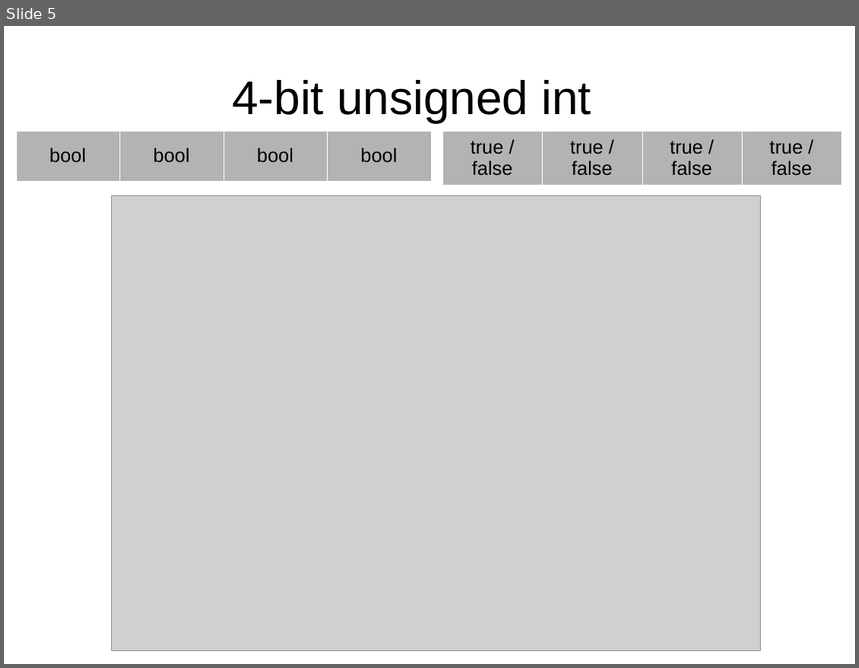
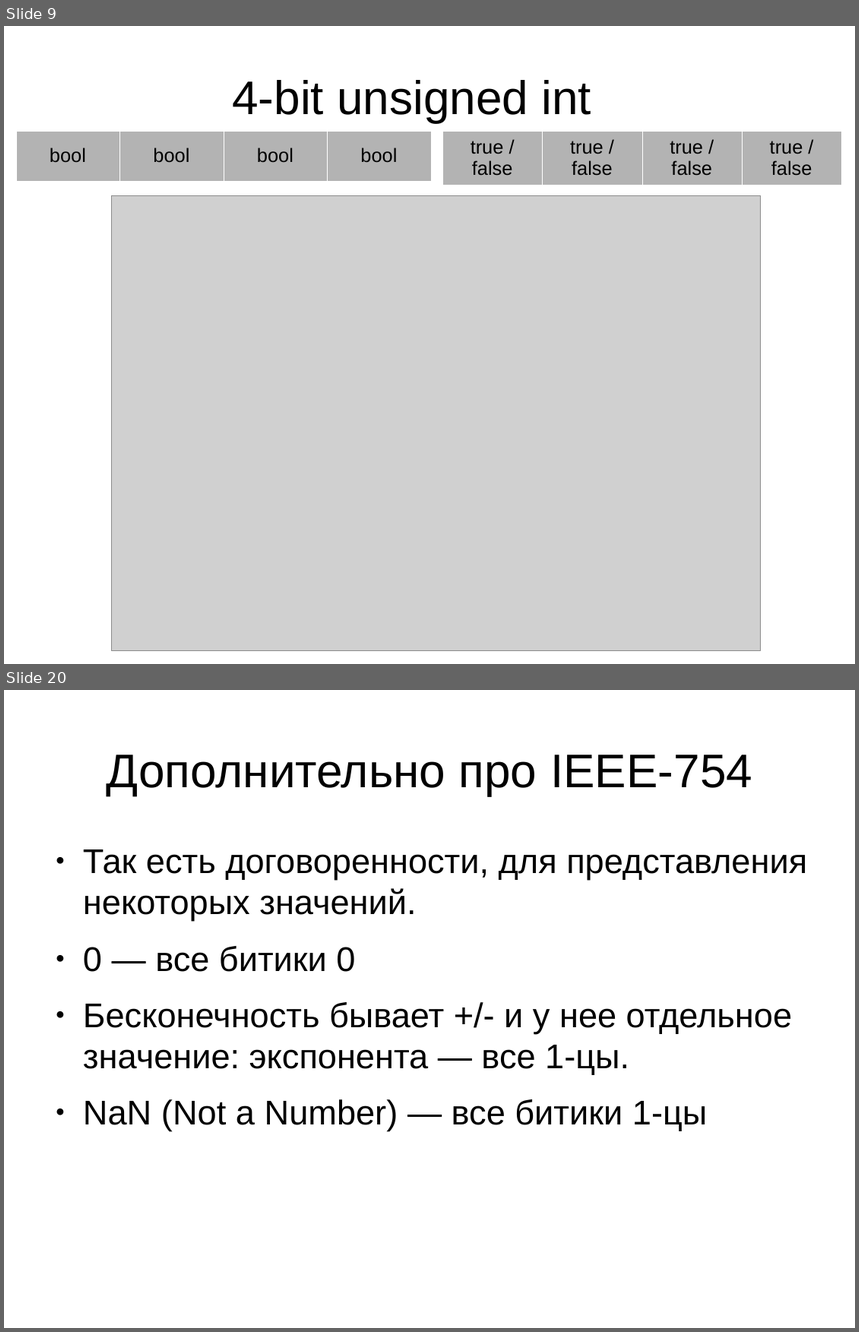
Before and after one commit to leanid/om, a slide deck: class-00-basic-prog/03-int-type/docs/bool_to_float.odp. Shown one above the other, each under a label of ours: slide 5 before the commit, slides 9 and 20 after it; the slides between them are not shown. The pictures are 859x668 and 859x1332 pixels, drawn with LibreOffice and Linux fonts; fonts in the diff are those of the drawing; grey boxes stand for pictures; background and template pictures are left out. Boxes give left, top, right and bottom in pixels: in the first picture for what was removed or moved away, otherwise in the second. Text is boxed around its words. In the diff, an @@ line names an element or a change of style, - is before the commit and + after.

```diff
--- a/class-00-basic-prog/03-int-type/docs/bool_to_float.odp
+++ b/class-00-basic-prog/03-int-type/docs/bool_to_float.odp
@@ slide 20 added at (4,690,855,1328), background #FFFFFF @@
@@ title added at (107,755,753,796), 44 pt, text #000000 @@
+Дополнительно про IEEE-754
@@ text added at (83,850,807,1132), 32 pt, text #000000 @@
+● Так есть договоренности, для представления некоторых значений.
+● 0 — все битики 0
+● Бесконечность бывает +/- и у нее отдельное значение: экспонента — все 1-цы.
+● NaN (Not a Number) — все битики 1-цы
@@ what was slide 5 is now slide 9 @@
```
Also in this commit, not shown: 15 other slides added, 1 other file.
